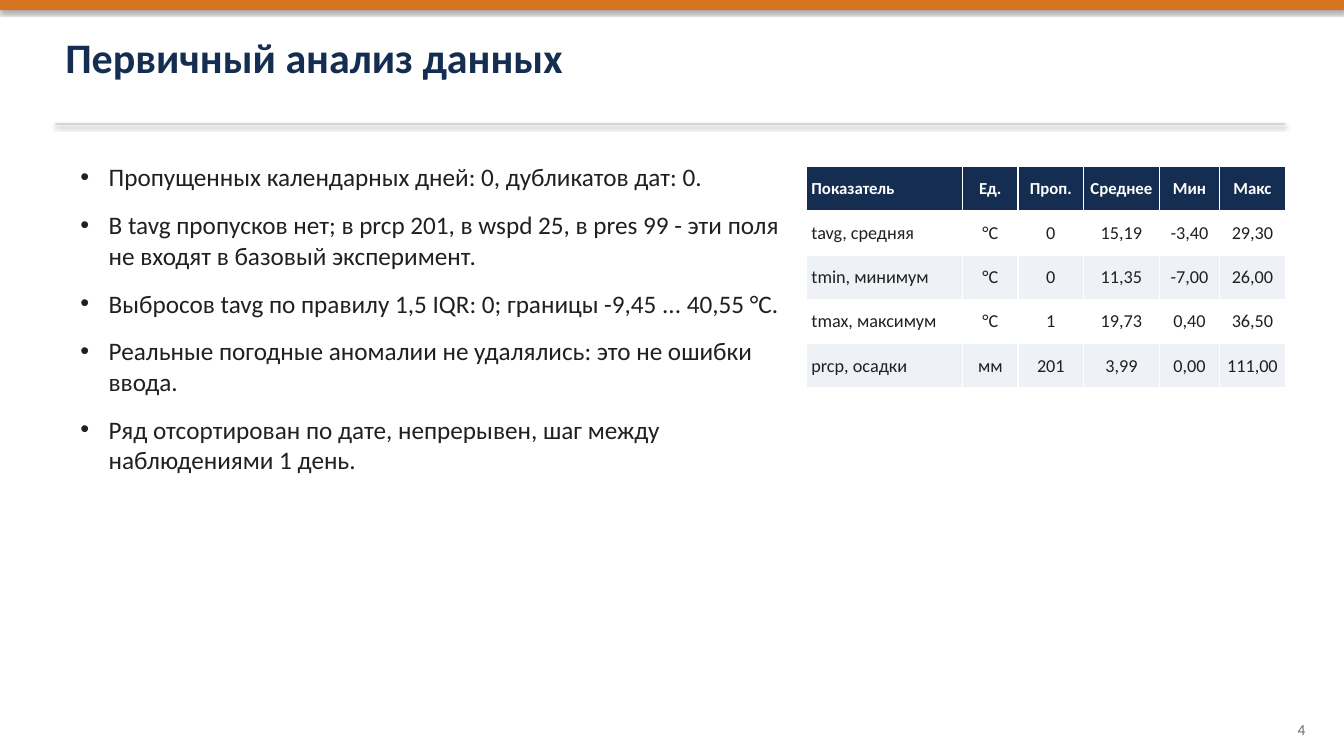
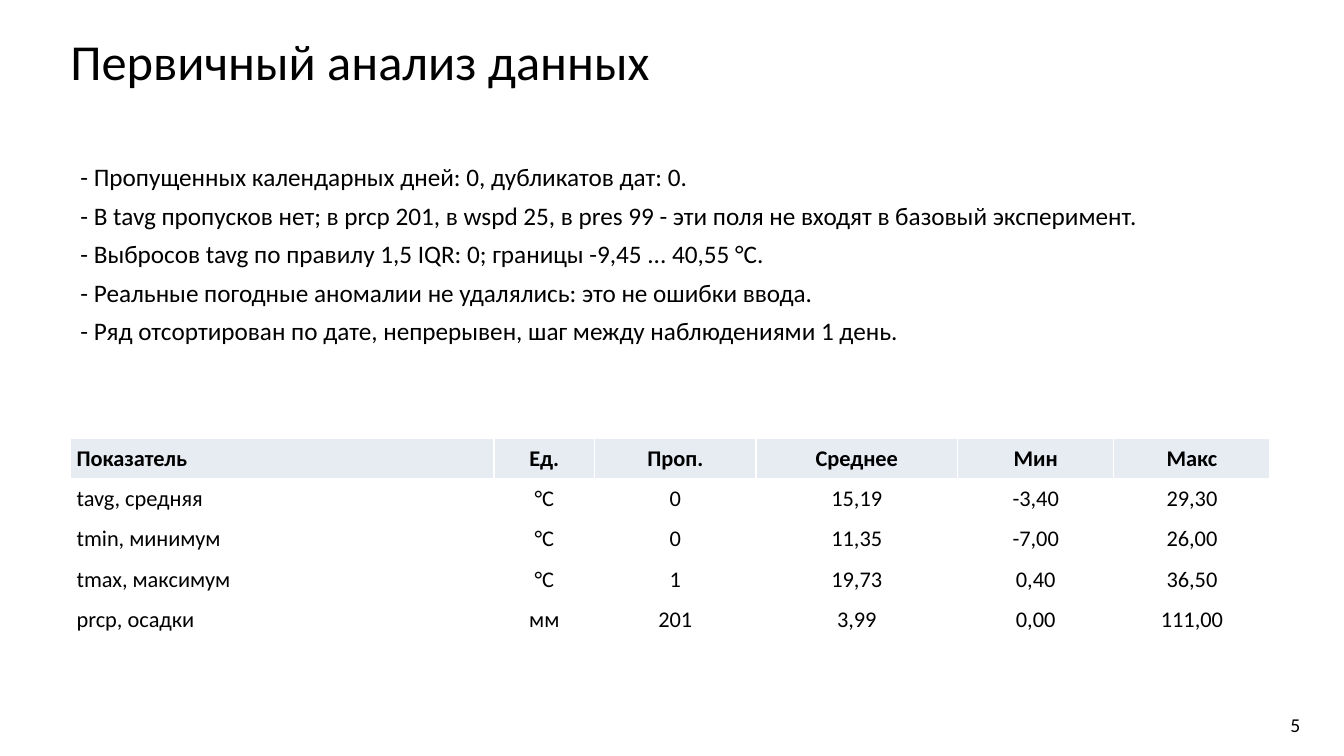
Before and after one commit to bigflyy/nn-uni, a slide deck: slide 5 of labs/lab2/nn-lab-2.pptx. Drawn at 1344x756 pixels with LibreOffice and Linux fonts; fonts in the diff are those of the drawing. Boxes give left, top, right and bottom in pixels: in the first picture for what was removed or moved away, otherwise in the second. Text is boxed around its words. In the diff, an @@ line names an element or a change of style, - is before the commit and + after.

```diff
--- a/labs/lab2/nn-lab-2.pptx
+++ b/labs/lab2/nn-lab-2.pptx
@@ rectangle removed at [0,0,1344,10] @@
@@ text "Первичный анализ данных" at [70,46,649,89]: size 30 to 36 pt, text colour #142D50 to #000000, bold off @@
@@ rectangle removed at [55,123,1286,125] @@
@@ text at [94,169,1137,344]: text changed; text colour #202020 to #000000 @@
-• Пропущенных календарных дней: 0, дубликатов дат: 0.
-• В tavg пропусков нет; в prcp 201, в wspd 25, в pres 99 - эти поля не входят в базовый эксперимент.
-• Выбросов tavg по правилу 1,5 IQR: 0; границы -9,45 ... 40,55 °C.
-• Реальные погодные аномалии не удалялись: это не ошибки ввода.
-• Ряд отсортирован по дате, непрерывен, шаг между наблюдениями 1 день.
+- Пропущенных календарных дней: 0, дубликатов дат: 0.
+- В tavg пропусков нет; в prcp 201, в wspd 25, в pres 99 - эти поля не входят в базовый эксперимент.
+- Выбросов tavg по правилу 1,5 IQR: 0; границы -9,45 ... 40,55 °C.
+- Реальные погодные аномалии не удалялись: это не ошибки ввода.
+- Ряд отсортирован по дате, непрерывен, шаг между наблюдениями 1 день.
@@ table at [71,439,1270,640] @@
@@ fill #142D50 to #E7ECF3 in row 1 @@
@@ fill #EEF1F6 to #FFFFFF in 12 cells @@
@@ size 12 to 16 pt, text colour #FFFFFF to #000000 in "Показатель", "Ед.", "Проп.", "Среднее" and 2 more places @@
@@ size 13 to 16 pt, text colour #202020 to #000000 in "tavg, средняя", "°C", "0", "15,19" and 20 more places @@
@@ table: place and size @@
-table at [807,166,1286,388]
+table at [71,439,1270,640]
@@ text at [1290,719,1300,732]: text changed; size 11 to 14 pt; text colour #6E6E6E to #000000 @@
-4
+5
```
Also in this commit, not shown: 20 other slides changed, 1 other file.
